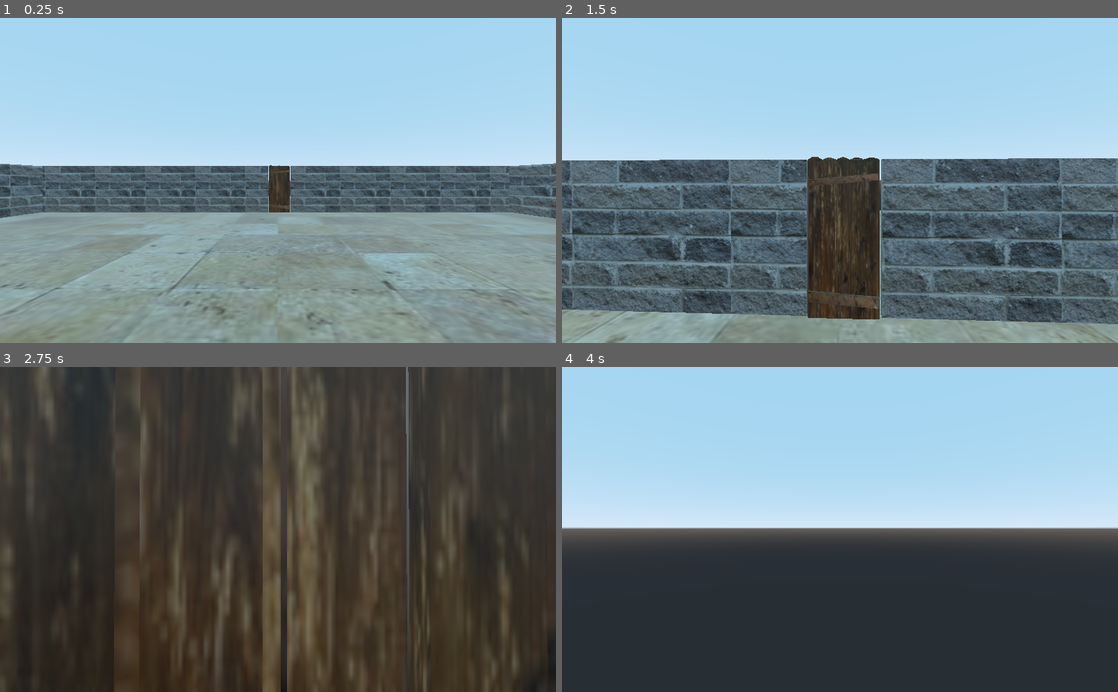
Above: before the commit, frames 1-4 (two rows, left to right).
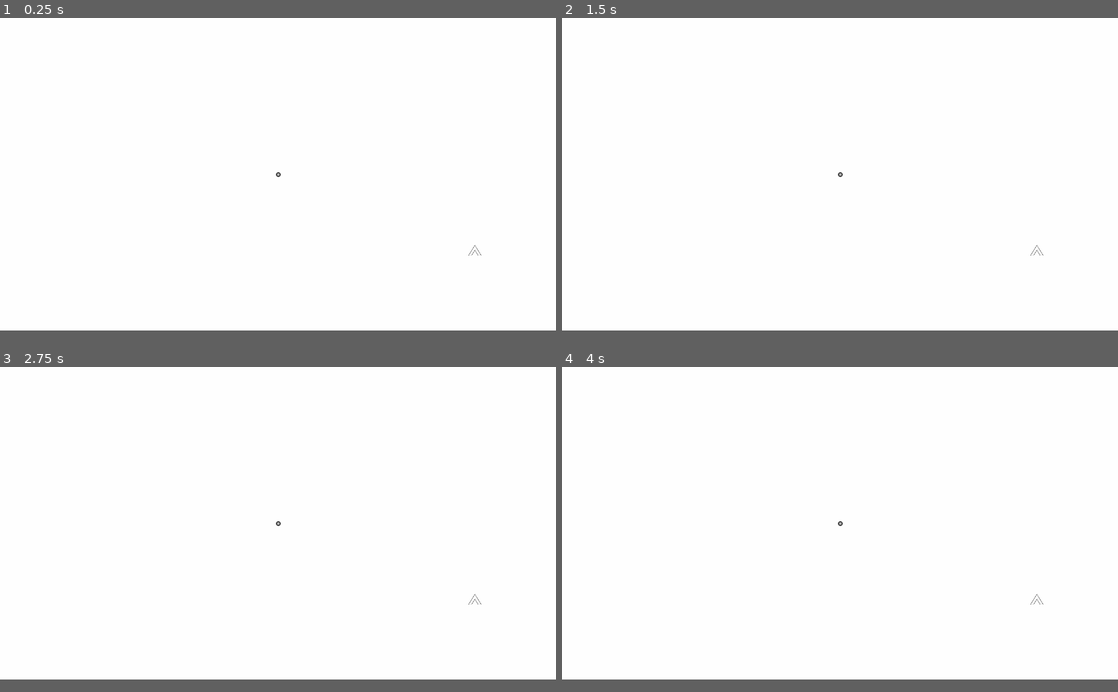
Above: after the commit, the same moments.

Repository: BautistaDiSanto/Godot-FPS-Tests
Game: Godot game, scene res://FPS test.tscn
Same seed, same stepped clock (60 frames per second), same inputs: the game is played once before the commit and once after it. Before the commit the project starts from res://test_level.tscn.
Inputs (mouse positions are in pixels of both pictures, inside the frame that each line leads up to):
- Up to frame 1 (0.25 s): no input
- Up to frame 2 (1.5 s): move the mouse to (867, 180) at 0.52 s; hold W (move_forward) from 0.53 s (still down); tap E (interact) at 0.6 s; tap Space (jump) at 0.77 s; move the mouse to (812, 180) at 1.27 s; tap Shift (enable_dash) at 1.35 s
- Up to frame 3 (2.75 s): keep holding W (move_forward); tap Space (jump) at 1.52 s; tap E (interact) at 1.55, 2.1 s; move the mouse to (289, 523) at 2.02 s
- Up to frame 4 (4 s): keep holding W (move_forward); move the mouse to (834, 536) at 2.77 s; tap E (interact) at 2.85, 3.8 s; tap Space (jump) at 3.02, 3.77 s; move the mouse to (878, 532) at 3.52 s; tap Shift (enable_dash) at 3.6 s
In our replay, the window is 800x468 before the commit and 800x450 after it. These sizes can differ from the game's own. Grey fills any space a smaller window leaves; there, only what the larger window draws over its background counts as a difference.

The runs differ from the first frame. In frame 1, 98% of the frame differs, in the area x 0-100%, y 0-100%; in frame 2, 96%; in frame 3, 97%; in frame 4, 96%.

Commit message:
change scene add UI assets

Diff:
--- /dev/null
+++ b/FPS test.tscn
@@ -0,0 +1,25 @@
+[gd_scene load_steps=4 format=2]
+
+[ext_resource path="res://Levels/00-test-level.tscn" type="PackedScene" id=1]
+[ext_resource path="res://scenes/Player.tscn" type="PackedScene" id=2]
+
+[sub_resource type="Environment" id=1]
+background_mode = 1
+background_color = Color( 1, 0.494118, 0.321569, 1 )
+background_energy = 0.2
+ambient_light_color = Color( 0.988235, 0.768627, 0.768627, 1 )
+ambient_light_energy = 0.2
+auto_exposure_enabled = true
+auto_exposure_scale = 0.5
+auto_exposure_min_luma = 11.2
+auto_exposure_max_luma = 0.0
+ss_reflections_enabled = true
+ssao_enabled = true
+
+[node name="Main" type="WorldEnvironment"]
+environment = SubResource( 1 )
+
+[node name="test_level" parent="." instance=ExtResource( 1 )]
+
+[node name="Player" parent="." instance=ExtResource( 2 )]
+transform = Transform( -4.37114e-08, 0, -1, 0, 1, 0, 1, 0, -4.37114e-08, 0, 0.416722, 0 )
--- /dev/null
+++ b/Levels/00-test-level.tscn
@@ -0,0 +1,185 @@
+[gd_scene load_steps=6 format=2]
+
+[ext_resource path="res://scenes/stoneFloor01.tscn" type="PackedScene" id=1]
+[ext_resource path="res://scenes/door01.tscn" type="PackedScene" id=2]
+[ext_resource path="res://scenes/stoneWall01.tscn" type="PackedScene" id=3]
+[ext_resource path="res://scenes/barrel01.tscn" type="PackedScene" id=4]
+[ext_resource path="res://scenes/box01.tscn" type="PackedScene" id=5]
+
+[node name="test_level" type="Spatial"]
+
+[node name="Main Area" type="Spatial" parent="."]
+
+[node name="stoneWall06" parent="Main Area" instance=ExtResource( 3 )]
+transform = Transform( 1, 0, 1.74846e-07, 0, 1, 0, -1.74846e-07, 0, 1, -1.72108e-06, 3.86872, 40.6972 )
+
+[node name="stoneWall01" parent="Main Area" instance=ExtResource( 3 )]
+transform = Transform( -1, 0, -8.74228e-08, 0, 1, 0, 8.74228e-08, 0, -1, -0.0827103, -0.0336845, 40.6902 )
+
+[node name="stoneWall11" parent="Main Area" instance=ExtResource( 3 )]
+transform = Transform( -2.18557e-07, 0, 1, 0, 1, 0, -1, 0, -2.18557e-07, 19.9621, 3.86872, 23.9828 )
+
+[node name="stoneWall04" parent="Main Area" instance=ExtResource( 3 )]
+transform = Transform( 1.31134e-07, 0, -1, 0, 1, 0, 1, 0, 1.31134e-07, 19.9551, -0.0336845, 23.9683 )
+
+[node name="stoneWall12" parent="Main Area" instance=ExtResource( 3 )]
+transform = Transform( -1.62921e-07, 0, 1, 0, 1.2, 0, -1, 0, -1.62921e-07, 19.9621, 4.76872, -16.0034 )
+
+[node name="stoneWall05" parent="Main Area" instance=ExtResource( 3 )]
+transform = Transform( 7.54979e-08, 0, -1, 0, 1.2, 0, 1, 0, 7.54979e-08, 19.9551, -0.0336845, -16.0317 )
+
+[node name="stoneWall07" parent="Main Area" instance=ExtResource( 3 )]
+transform = Transform( 1, 0, 0, 0, 1, 0, 0, 0, 1, 0, 3.88397, -38.011 )
+
+[node name="stoneWall02" parent="Main Area" instance=ExtResource( 3 )]
+transform = Transform( 1, 0, 0, 0, 1, 0, 0, 0, 1, 0, 0, -38.0091 )
+
+[node name="stoneWall08" parent="Main Area" instance=ExtResource( 3 )]
+transform = Transform( -4.37114e-08, 0, 1, 0, 1, 0, -1, 0, -4.37114e-08, -19.919, 3.93279, 20.9681 )
+
+[node name="stoneWall03" parent="Main Area" instance=ExtResource( 3 )]
+transform = Transform( -4.37114e-08, 0, 1, 0, 1, 0, -1, 0, -4.37114e-08, -20, 0, 20.9643 )
+
+[node name="stoneWall09" parent="Main Area" instance=ExtResource( 3 )]
+transform = Transform( -4.37114e-08, 0, 1, 0, 1, 0, -1, 0, -4.37114e-08, -19.919, 3.93279, -19.0319 )
+
+[node name="stoneWall10" parent="Main Area" instance=ExtResource( 3 )]
+transform = Transform( -4.37114e-08, 0, 1, 0, 1, 0, -1, 0, -4.37114e-08, -20, 0, -19.0357 )
+
+[node name="allyway" type="Spatial" parent="."]
+
+[node name="stoneWall21" parent="allyway" instance=ExtResource( 3 )]
+transform = Transform( -2.18557e-07, 0, 1, 0, 1, 0, -1, 0, -2.18557e-07, 99.9621, 3.86872, -16.0034 )
+
+[node name="stoneWall22" parent="allyway" instance=ExtResource( 3 )]
+transform = Transform( 1.31134e-07, 0, -1, 0, 1, 0, 1, 0, 1.31134e-07, 99.9551, -0.0336845, -16.0317 )
+
+[node name="stoneWall13" parent="allyway" instance=ExtResource( 3 )]
+transform = Transform( 1, 0, 0, 0, 1, 0, 0, 0, 1, 40, 3.88397, -38.011 )
+
+[node name="stoneWall14" parent="allyway" instance=ExtResource( 3 )]
+transform = Transform( 1, 0, 0, 0, 1, 0, 0, 0, 1, 40, 0, -38.0091 )
+
+[node name="stoneWall15" parent="allyway" instance=ExtResource( 3 )]
+transform = Transform( 1, 0, 0, 0, 1, 0, 0, 0, 1, 80, 3.88397, -38.011 )
+
+[node name="stoneWall16" parent="allyway" instance=ExtResource( 3 )]
+transform = Transform( 1, 0, 0, 0, 1, 0, 0, 0, 1, 80, 0, -38.0091 )
+
+[node name="stoneWall17" parent="allyway" instance=ExtResource( 3 )]
+transform = Transform( 1, 0, 0, 0, 1, 0, 0, 0, 1, 40, 3.88397, -30.011 )
+
+[node name="stoneWall18" parent="allyway" instance=ExtResource( 3 )]
+transform = Transform( 1, 0, 0, 0, 1, 0, 0, 0, 1, 40, 0, -30.0091 )
+
+[node name="stoneWall19" parent="allyway" instance=ExtResource( 3 )]
+transform = Transform( 1, 0, 0, 0, 1, 0, 0, 0, 1, 80, 3.88397, -30.011 )
+
+[node name="stoneWall20" parent="allyway" instance=ExtResource( 3 )]
+transform = Transform( 1, 0, 0, 0, 1, 0, 0, 0, 1, 80, 0, -30.0091 )
+
+[node name="stoneFloor06" parent="allyway" instance=ExtResource( 1 )]
+transform = Transform( 1, 0, 0, 0, 1, 0, 0, 0, 1, 29.8838, 0, -29 )
+
+[node name="stoneFloor07" parent="allyway" instance=ExtResource( 1 )]
+transform = Transform( 1, 0, 0, 0, 1, 0, 0, 0, 1, 49.8838, 0, -29 )
+
+[node name="stoneFloor08" parent="allyway" instance=ExtResource( 1 )]
+transform = Transform( 1, 0, 0, 0, 1, 0, 0, 0, 1, 69.8838, 0, -29 )
+
+[node name="stoneFloor09" parent="allyway" instance=ExtResource( 1 )]
+transform = Transform( 1, 0, 0, 0, 1, 0, 0, 0, 1, 89.8838, 0, -29 )
+
+[node name="MainFloor" type="Spatial" parent="."]
+transform = Transform( 1, 0, 0, 0, 1, 0, 0, 0, 1, -10, 0, 31 )
+
+[node name="stoneFloor01" parent="MainFloor" instance=ExtResource( 1 )]
+
+[node name="stoneFloor02" parent="MainFloor" instance=ExtResource( 1 )]
+transform = Transform( 1, 0, 0, 0, 1, 0, 0, 0, 1, 20, 0, 0 )
+
+[node name="stoneFloor03" parent="MainFloor" instance=ExtResource( 1 )]
+transform = Transform( 1, 0, 0, 0, 1, 0, 0, 0, 1, 0, 0, -20 )
+
+[node name="stoneFloor04" parent="MainFloor" instance=ExtResource( 1 )]
+transform = Transform( 1, 0, 0, 0, 1, 0, 0, 0, 1, 20, 0, -20 )
+
+[node name="stoneFloor05" parent="MainFloor" instance=ExtResource( 1 )]
+transform = Transform( 1, 0, 0, 0, 1, 0, 0, 0, 1, 0, 0, -40 )
+
+[node name="stoneFloor07" parent="MainFloor" instance=ExtResource( 1 )]
+transform = Transform( 1, 0, 0, 0, 1, 0, 0, 0, 1, 20, 0, -40 )
+
+[node name="stoneFloor08" parent="MainFloor" instance=ExtResource( 1 )]
+transform = Transform( 1, 0, 0, 0, 1, 0, 0, 0, 1, 0, 0, -60 )
+
+[node name="stoneFloor09" parent="MainFloor" instance=ExtResource( 1 )]
+transform = Transform( 1, 0, 0, 0, 1, 0, 0, 0, 1, 20, 0, -60 )
+
+[node name="Seelling" type="Spatial" parent="."]
+transform = Transform( -1, 8.74228e-08, 0, -8.74228e-08, -1, 0, 0, 0, 1, 10, 7, 31 )
+
+[node name="stoneFloor01" parent="Seelling" instance=ExtResource( 1 )]
+
+[node name="stoneFloor02" parent="Seelling" instance=ExtResource( 1 )]
+transform = Transform( 1, 0, 0, 0, 1, 0, 0, 0, 1, 20, 0, 0 )
+
+[node name="stoneFloor03" parent="Seelling" instance=ExtResource( 1 )]
+transform = Transform( 1, 0, 0, 0, 1, 0, 0, 0, 1, 0, 0, -20 )
+
+[node name="stoneFloor04" parent="Seelling" instance=ExtResource( 1 )]
+transform = Transform( 1, 0, 0, 0, 1, 0, 0, 0, 1, 20, 0, -20 )
+
+[node name="stoneFloor05" parent="Seelling" instance=ExtResource( 1 )]
+transform = Transform( 1, 0, 0, 0, 1, 0, 0, 0, 1, 0, 0, -40 )
+
+[node name="stoneFloor07" parent="Seelling" instance=ExtResource( 1 )]
+transform = Transform( 1, 0, 0, 0, 1, 0, 0, 0, 1, 20, 0, -40 )
+
+[node name="stoneFloor08" parent="Seelling" instance=ExtResource( 1 )]
+transform = Transform( 1, 0, 0, 0, 1, 0, 0, 0, 1, 0, 0, -60 )
+
+[node name="stoneFloor09" parent="Seelling" instance=ExtResource( 1 )]
+transform = Transform( 1, 0, 0, 0, 1, 0, 0, 0, 1, 20, 0, -60 )
+
+[node name="barrel" parent="." instance=ExtResource( 4 )]
+transform = Transform( 0.927954, 0, 0.372696, 0, 1, 0, -0.372696, 0, 0.927954, 16.3853, 1.08497, -4.01112 )
+
+[node name="barrel2" parent="." instance=ExtResource( 4 )]
+transform = Transform( -0.818621, 0, -0.574334, 0, 1, 0, 0.574334, 0, -0.818621, 18.339, 1.08497, -3.06808 )
+
+[node name="barrel3" parent="." instance=ExtResource( 4 )]
+transform = Transform( 0.442773, 0.481999, -0.756062, -0.8198, -0.123897, -0.559085, -0.363152, 0.867368, 0.340285, 17.1355, 2.95457, -31.9851 )
+
+[node name="box01" parent="." instance=ExtResource( 5 )]
+transform = Transform( 0.999928, 0, 0.0119551, 0, 1, 0, -0.0119551, 0, 0.999928, 15.8328, 0.101888, -31.7454 )
+
+[node name="box02" parent="." instance=ExtResource( 5 )]
+transform = Transform( 0.841897, 0, 0.539638, 0, 1, 0, -0.539638, 0, 0.841897, 18.0158, 0.104574, -33.0408 )
+
+[node name="barrel4" parent="." instance=ExtResource( 4 )]
+transform = Transform( 0.570154, 0, 0.821538, 0, 1, 0, -0.821538, 0, 0.570154, 21.6835, 1.09211, -32.4968 )
+
+[node name="barrel5" parent="." instance=ExtResource( 4 )]
+transform = Transform( 0.0880774, 0, -0.996114, 0, 1, 0, 0.996114, 0, 0.0880774, 23.8802, 1.09211, -31.7688 )
+
+[node name="door01" parent="." instance=ExtResource( 2 )]
+transform = Transform( -4.37114e-08, 0, -1, 0, 1, 0, 1, 0, -4.37114e-08, 19.9197, 0.124546, -37.9996 )
+close_angle = Vector3( 0, -90, 0 )
+
+[node name="door02" parent="." instance=ExtResource( 2 )]
+transform = Transform( -4.37114e-08, 0, -1, 0, 1, 0, 1, 0, -4.37114e-08, 99.9478, 0.124546, -37.9996 )
+close_angle = Vector3( 0, -90, 0 )
+
+[node name="DirectionalLight" type="DirectionalLight" parent="."]
+transform = Transform( 0.733979, 1.09371e-08, -0.679172, 0.197732, 0.956682, 0.213688, 0.649752, -0.291136, 0.702184, -13, 26.4936, 32.2964 )
+light_color = Color( 1, 0.65098, 0.317647, 1 )
+shadow_enabled = true
+
+[node name="SpotLight" type="SpotLight" parent="."]
+transform = Transform( 0.904172, 9.83877e-05, -0.427169, 0.000281456, 1, 0.000826073, 0.427169, -0.000867141, 0.904172, -14.8853, 2.76653, 38.4956 )
+light_color = Color( 1, 0.682353, 0.188235, 1 )
+shadow_enabled = true
+shadow_bias = 0.42
+spot_range = 30.201
+spot_angle = 2.71
--- a/assets/StaticBody.gd
+++ /dev/null
@@ -1,16 +0,0 @@
-xtends Area
-
-
-# Declare member variables here. Examples:
-# var a = 2
-# var b = "text"
-
-
-# Called when the node enters the scene tree for the first time.
-func _ready():
-	pass # Replace with function body.
-
-
-# Called every frame. 'delta' is the elapsed time since the previous frame.
-#func _process(delta):
-#	pass
--- a/project.godot
+++ b/project.godot
@@ -21,11 +21,14 @@
 [application]
 
 config/name="FPS test"
-run/main_scene="res://test_level.tscn"
+run/main_scene="res://FPS test.tscn"
 config/icon="res://icon.png"
 
 [display]
 
+window/size/width=1920
+window/size/height=1080
+window/size/fullscreen=true
 window/stretch/mode="viewport"
 
 [gui]
@@ -59,10 +62,6 @@
 "events": [ Object(InputEventKey,"resource_local_to_scene":false,"resource_name":"","device":0,"alt":false,"shift":false,"control":false,"meta":false,"command":false,"pressed":false,"scancode":32,"physical_scancode":0,"unicode":0,"echo":false,"script":null)
  ]
 }
-asdasd={
-"deadzone": 0.5,
-"events": [  ]
-}
 enable_dash={
 "deadzone": 0.5,
 "events": [ Object(InputEventKey,"resource_local_to_scene":false,"resource_name":"","device":0,"alt":false,"shift":false,"control":false,"meta":false,"command":false,"pressed":false,"scancode":0,"physical_scancode":16777237,"unicode":0,"echo":false,"script":null)
--- a/scenes/Player.tscn
+++ b/scenes/Player.tscn
@@ -1,7 +1,9 @@
-[gd_scene load_steps=5 format=2]
+[gd_scene load_steps=7 format=2]
 
 [ext_resource path="res://scripts/InteractRay.gd" type="Script" id=1]
 [ext_resource path="res://scripts/Player.gd" type="Script" id=2]
+[ext_resource path="res://assets 2d/Crossair Inactive.png" type="Texture" id=3]
+[ext_resource path="res://assets 2d/Jump Active.png" type="Texture" id=4]
 
 [sub_resource type="CapsuleShape" id=1]
 radius = 0.5
@@ -12,19 +14,19 @@
 mid_height = 1.5
 
 [node name="Player" type="KinematicBody"]
-transform = Transform( 0, 0, -1, 0, 1, 0, 1, 0, 0, 0, 0.11411, 0 )
+transform = Transform( -4.37114e-08, 0, -1, 0, 1, 0, 1, 0, -4.37114e-08, 0, 0, 0 )
 script = ExtResource( 2 )
 
 [node name="CollisionShape" type="CollisionShape" parent="."]
-transform = Transform( 1, 0, 0, 0, -4.37114e-08, -1, 0, 1, -4.37114e-08, 0, 2, 0 )
+transform = Transform( 1, 0, 0, 0, -4.37114e-08, -1, 0, 1, -4.37114e-08, 0, 1.00245, 0 )
 shape = SubResource( 1 )
 
 [node name="MeshInstance" type="MeshInstance" parent="."]
-transform = Transform( 1, 0, 0, 0, -4.37114e-08, -1, 0, 1, -4.37114e-08, 0, 2, 0 )
+transform = Transform( 1, 0, 0, 0, -4.37114e-08, -1, 0, 1, -4.37114e-08, 0, 1, 0 )
 mesh = SubResource( 2 )
 
 [node name="Head" type="Camera" parent="."]
-transform = Transform( 1, 0, 0, 0, 1, 0, 0, 0, 1, 0, 3, 0 )
+transform = Transform( 1, 0, 0, 0, 1, 0, 0, 0, 1, 0, 1.97501, 0 )
 
 [node name="InteractRay" type="RayCast" parent="Head"]
 enabled = true
@@ -32,3 +34,36 @@
 collide_with_areas = true
 collide_with_bodies = false
 script = ExtResource( 1 )
+
+[node name="CanvasLayer" type="CanvasLayer" parent="Head/InteractRay"]
+
+[node name="JumpActive" type="Sprite" parent="Head/InteractRay/CanvasLayer"]
+position = Vector2( 1639.56, 802.744 )
+texture = ExtResource( 4 )
+
+[node name="Crossair" type="CenterContainer" parent="Head/InteractRay/CanvasLayer"]
+anchor_left = 0.5
+anchor_top = 0.5
+anchor_right = 0.5
+anchor_bottom = 0.5
+margin_left = -512.0
+margin_top = -300.0
+margin_right = 512.0
+margin_bottom = 300.0
+
+[node name="CrossairInactive" type="Sprite" parent="Head/InteractRay/CanvasLayer/Crossair"]
+position = Vector2( 512, 300 )
+scale = Vector2( 1.26923, 1.26923 )
+texture = ExtResource( 3 )
+
+[node name="GridContainer" type="GridContainer" parent="Head/InteractRay/CanvasLayer"]
+anchor_left = 0.5
+anchor_top = 0.5
+anchor_right = 0.5
+anchor_bottom = 0.5
+margin_left = -960.0
+margin_top = -540.0
+margin_right = 960.0
+margin_bottom = 540.0
+
+[connection signal="sort_children" from="Head/InteractRay/CanvasLayer/Crossair" to="Head/InteractRay/CanvasLayer/Crossair" method="_on_set_Crossair"]
--- /dev/null
+++ b/scripts/CenterContainer.gd
@@ -0,0 +1,7 @@
+extends CenterContainer
+
+func _ready():
+	pass # Replace with function body.
+
+func _on_set_Crossair():
+	print("crossair active")
--- a/scripts/InteractRay.gd
+++ b/scripts/InteractRay.gd
@@ -1,6 +1,9 @@
 extends RayCast
 
+onready var crossair = $CanvasLayer/InGameUI/Crossair
+
 func _input(event):
-	var collided: Area = get_collider()
+	var collided = get_collider()
 	if collided is Door:
 		collided._on_mouse_entered()
+	return event
--- a/scripts/Iteract.gd
+++ /dev/null
@@ -1,10 +0,0 @@
-extends Spatial
-
-var interactables = []
-
-func _on_Area_body_entered(body):
-	pass # Replace with function body.
-
-
-func _on_Area_body_exited(body):
-	pass # Replace with function body.
--- a/scripts/Player.gd
+++ b/scripts/Player.gd
@@ -11,7 +11,7 @@
 
 var dash_speed = 3
 var dash_duration = 0.3
-var dash_cooldown = 1
+var dash_cooldown = 0.7
 var can_dash = true
 
 var mouse_sensivility = 0.05
--- a/test_level.tscn
+++ /dev/null
@@ -1,73 +0,0 @@
-[gd_scene load_steps=7 format=2]
-
-[ext_resource path="res://scenes/stoneFloor01.tscn" type="PackedScene" id=1]
-[ext_resource path="res://scenes/stoneWall01.tscn" type="PackedScene" id=2]
-[ext_resource path="res://scenes/Player.tscn" type="PackedScene" id=3]
-[ext_resource path="res://scenes/barrel01.tscn" type="PackedScene" id=4]
-[ext_resource path="res://scenes/box01.tscn" type="PackedScene" id=5]
-[ext_resource path="res://scenes/door01.tscn" type="PackedScene" id=6]
-
-[node name="test_level" type="Spatial"]
-
-[node name="Level assets" type="Spatial" parent="."]
-
-[node name="stoneWall01" parent="Level assets" instance=ExtResource( 2 )]
-transform = Transform( -1, 0, -8.74228e-08, 0, 1, 0, 8.74228e-08, 0, -1, -0.0827103, 0, 19.6902 )
-
-[node name="stoneWall02" parent="Level assets" instance=ExtResource( 2 )]
-transform = Transform( 1, 0, 0, 0, 1, 0, 0, 0, 1, 0, 0, -20.0091 )
-
-[node name="stoneWall03" parent="Level assets" instance=ExtResource( 2 )]
-transform = Transform( -4.37114e-08, 0, 1, 0, 1, 0, -1, 0, -4.37114e-08, -20, 0, -0.0356846 )
-
-[node name="stoneWall04" parent="Level assets" instance=ExtResource( 2 )]
-transform = Transform( -4.37114e-08, 0, 1, 0, 1, 0, -1, 0, -4.37114e-08, 19.7428, 0, 21.0477 )
-
-[node name="stoneWall05" parent="Level assets" instance=ExtResource( 2 )]
-transform = Transform( -4.37114e-08, 0, 1, 0, 1, 0, -1, 0, -4.37114e-08, 19.7428, 0, -20.8226 )
-
-[node name="stoneFloor01" parent="Level assets" instance=ExtResource( 1 )]
-transform = Transform( 1, 0, 0, 0, 1, 0, 0, 0, 1, -10, 0, 10 )
-
-[node name="stoneFloor02" parent="Level assets" instance=ExtResource( 1 )]
-transform = Transform( 1, 0, 0, 0, 1, 0, 0, 0, 1, 10, 0, 10 )
-
-[node name="stoneFloor03" parent="Level assets" instance=ExtResource( 1 )]
-transform = Transform( 1, 0, 0, 0, 1, 0, 0, 0, 1, 10, 0, -10 )
-
-[node name="stoneFloor04" parent="Level assets" instance=ExtResource( 1 )]
-transform = Transform( 1, 0, 0, 0, 1, 0, 0, 0, 1, -10, 0, -10 )
-
-[node name="stoneFloor05" parent="Level assets" instance=ExtResource( 1 )]
-transform = Transform( 1, 0, 0, 0, 1, 0, 0, 0, 1, 30, 0, -10 )
-
-[node name="stoneFloor06" parent="Level assets" instance=ExtResource( 1 )]
-transform = Transform( 1, 0, 0, 0, 1, 0, 0, 0, 1, 30, 0, 10 )
-
-[node name="barrel" parent="Level assets" instance=ExtResource( 4 )]
-transform = Transform( 0.138983, 0, -0.990295, 0, 1, 0, 0.990295, 0, 0.138983, -18.7729, 1.08497, 18.7428 )
-
-[node name="barrel2" parent="Level assets" instance=ExtResource( 4 )]
-transform = Transform( -0.818621, 0, -0.574334, 0, 1, 0, 0.574334, 0, -0.818621, 0.823851, 1.08497, 18.2223 )
-
-[node name="barrel3" parent="Level assets" instance=ExtResource( 4 )]
-transform = Transform( 0.569773, -0.0787517, -0.81802, 0.817864, -0.0429917, 0.573803, -0.080356, -0.995967, 0.0399127, 7.69731, 2.81089, 18.3152 )
-
-[node name="barrel4" parent="Level assets" instance=ExtResource( 4 )]
-transform = Transform( -0.818621, 0, -0.574334, 0, 1, 0, 0.574334, 0, -0.818621, 21.1048, 1.09211, 2.93138 )
-
-[node name="barrel5" parent="Level assets" instance=ExtResource( 4 )]
-transform = Transform( 0.0880774, 0, -0.996114, 0, 1, 0, 0.996114, 0, 0.0880774, 21.1045, 1.09211, 5.12305 )
-
-[node name="box01" parent="Level assets" instance=ExtResource( 5 )]
-transform = Transform( 0.866025, 0, -0.5, 0, 1, 0, 0.5, 0, 0.866025, 6.46156, 0, 18 )
-
-[node name="box02" parent="Level assets" instance=ExtResource( 5 )]
-transform = Transform( 0.999407, 0, 0.034446, 0, 1, 0, -0.034446, 0, 0.999407, 9, 0, 18 )
-
-[node name="door01" parent="Level assets" instance=ExtResource( 6 )]
-transform = Transform( -4.37114e-08, 0, -1, 0, 1, 0, 1, 0, -4.37114e-08, 19.7164, 0, -0.906874 )
-close_angle = Vector3( 0, -90, 0 )
-
-[node name="Player" parent="." instance=ExtResource( 3 )]
-base_speed = 13
Binary file added: assets 2d/Crossair Active.png
Not shown, added: assets 2d/Crossair Active.png.import
Binary file added: assets 2d/Crossair Inactive.png
Not shown, added: assets 2d/Crossair Inactive.png.import
Binary file added: assets 2d/Dash Active.png
Not shown, added: assets 2d/Dash Active.png.import
Binary file added: assets 2d/Dash Inactive.png
Not shown, added: assets 2d/Dash Inactive.png.import
Binary file added: assets 2d/Jump Active.png
Not shown, added: assets 2d/Jump Active.png.import
Binary file added: assets 2d/Jump Inactive.png
Not shown, added: assets 2d/Jump Inactive.png.import
